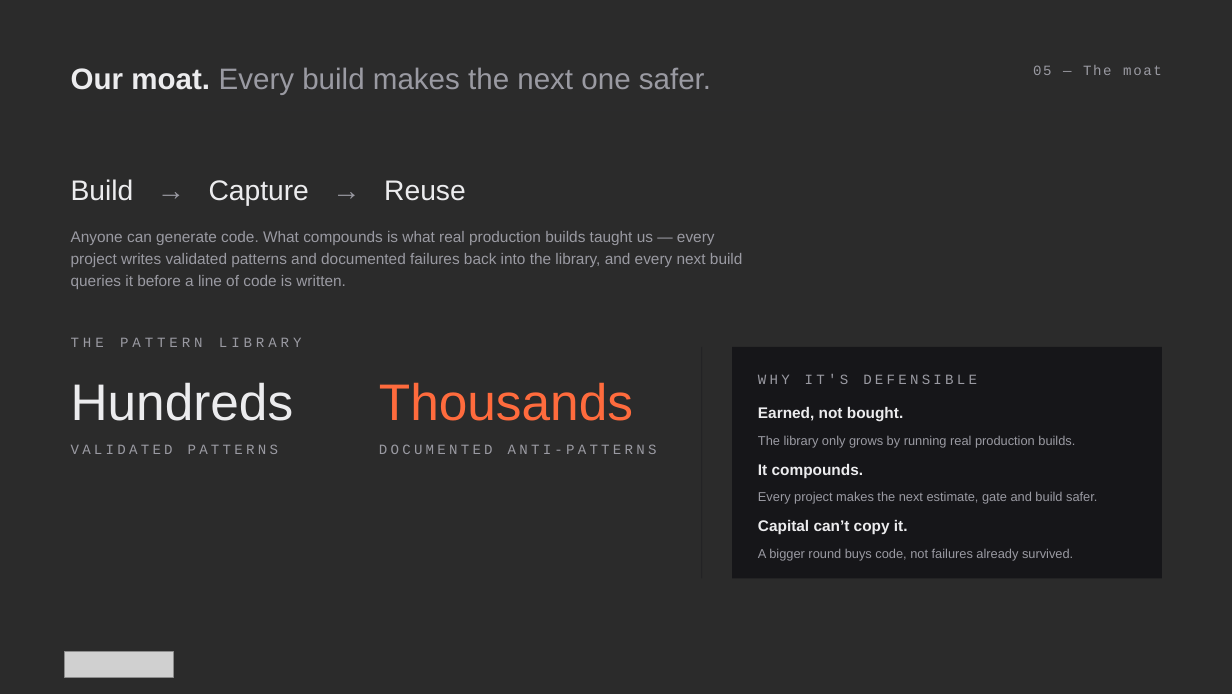
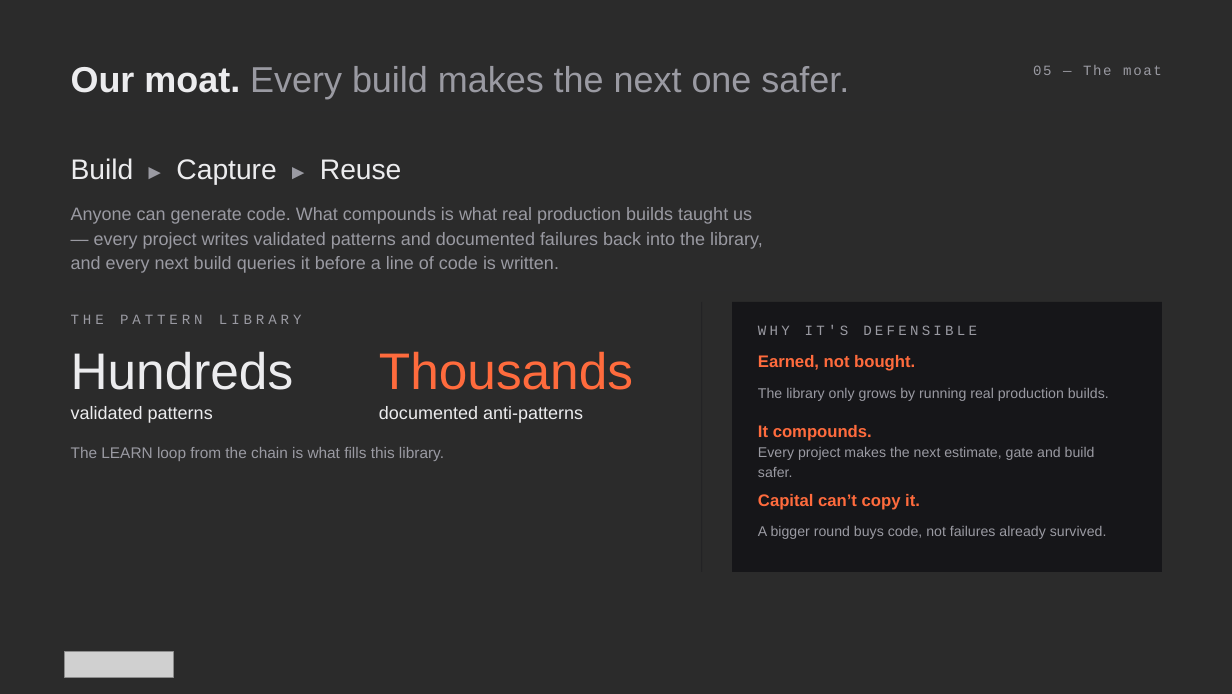
Before and after one commit to athenarunai-gif/Athena, a slide deck: slide 5 of deck/Pitch_Deck_AthenaRun_v2.pptx. Drawn at 1232x694 pixels with LibreOffice and Linux fonts; fonts in the diff are those of the drawing; grey boxes stand for pictures; background and template pictures are left out; a plain dark background stands for a picture behind light text. Boxes give left, top, right and bottom in pixels: in the first picture for what was removed or moved away, otherwise in the second. Text is boxed around its words. In the diff, an @@ line names an element or a change of style, - is before the commit and + after.

```diff
--- a/deck/Pitch_Deck_AthenaRun_v2.pptx
+++ b/deck/Pitch_Deck_AthenaRun_v2.pptx
@@ text "Our moat. Every build makes ..." at (71, 66, 849, 99): size 23 to 28 pt @@
@@ text at (71, 158, 402, 184): text changed @@
-Build → Capture → Reuse
+Build ► Capture ► Reuse
@@ text "Anyone can generate code. What ...": place and size @@
-text "Anyone can generate code. What ..." at (71, 231, 743, 289)
+text "Anyone can generate code. What ..." at (71, 207, 763, 273)
@@ text "Anyone can generate code. What ..." at (71, 207, 763, 273): size 12 to 14 pt; line spacing 17pt to 19pt @@
@@ rectangle: place and size @@
-rectangle at (70, 314, 1162, 314)
+rectangle at (70, 290, 1162, 291)
@@ text "THE PATTERN LIBRARY": place and size @@
-text "THE PATTERN LIBRARY" at (71, 338, 302, 347)
+text "THE PATTERN LIBRARY" at (71, 315, 302, 324)
@@ rectangle: place and size @@
-rectangle at (733, 347, 1163, 578)
+rectangle at (733, 302, 1163, 572)
@@ text "WHY IT'S DEFENSIBLE": place and size @@
-text "WHY IT'S DEFENSIBLE" at (758, 374, 977, 384)
+text "WHY IT'S DEFENSIBLE" at (758, 325, 977, 335)
@@ text "Hundreds": place and size @@
-text "Hundreds" at (71, 382, 294, 421)
+text "Hundreds" at (71, 351, 294, 390)
@@ text "Thousands": place and size @@
-text "Thousands" at (379, 382, 633, 421)
+text "Thousands" at (379, 351, 633, 390)
@@ size 12 to 13 pt, text colour #ECECEE to #FF6B3D in 3 elements at (758, 494, 920, 510), (758, 425, 872, 441), (758, 355, 915, 371) @@
@@ text "Earned, not bought.": place and size @@
-text "Earned, not bought." at (758, 407, 903, 422)
+text "Earned, not bought." at (758, 355, 915, 371)
@@ size 10 to 11 pt; line spacing 13pt to 15pt in 3 elements at (758, 526, 1107, 539), (758, 447, 1095, 477), (758, 388, 1109, 401) @@
@@ text "The library only grows by ...": place and size @@
-text "The library only grows by ..." at (758, 436, 1075, 448)
+text "The library only grows by ..." at (758, 388, 1109, 401)
@@ text at (71, 406, 213, 423): text changed; size 11 to 14 pt; font Courier New to Arial; text colour #9A9AA2 to #ECECEE @@
-VALIDATED PATTERNS
+validated patterns
@@ text at (379, 406, 583, 423): text changed; size 11 to 14 pt; font Courier New to Arial; text colour #9A9AA2 to #ECECEE @@
-DOCUMENTED ANTI-PATTERNS
+documented anti-patterns
@@ text added at (71, 447, 444, 461), 12 pt, text #9A9AA2 @@
+The LEARN loop from the chain is what fills this library.
@@ text "Every project makes the next ...": place and size @@
-text "Every project makes the next ..." at (758, 491, 1097, 504)
+text "Every project makes the next ..." at (758, 447, 1095, 477)
@@ text "It compounds.": place and size @@
-text "It compounds." at (758, 464, 863, 478)
+text "It compounds." at (758, 425, 872, 441)
@@ text "Capital can’t copy it.": place and size @@
-text "Capital can’t copy it." at (758, 520, 908, 534)
+text "Capital can’t copy it." at (758, 494, 920, 510)
@@ text "A bigger round buys code, ...": place and size @@
-text "A bigger round buys code, ..." at (758, 548, 1073, 561)
+text "A bigger round buys code, ..." at (758, 526, 1107, 539)
```
Also in this commit, not shown: 6 other slides changed, 1 slide added, 1 slide removed, 3 other files.
